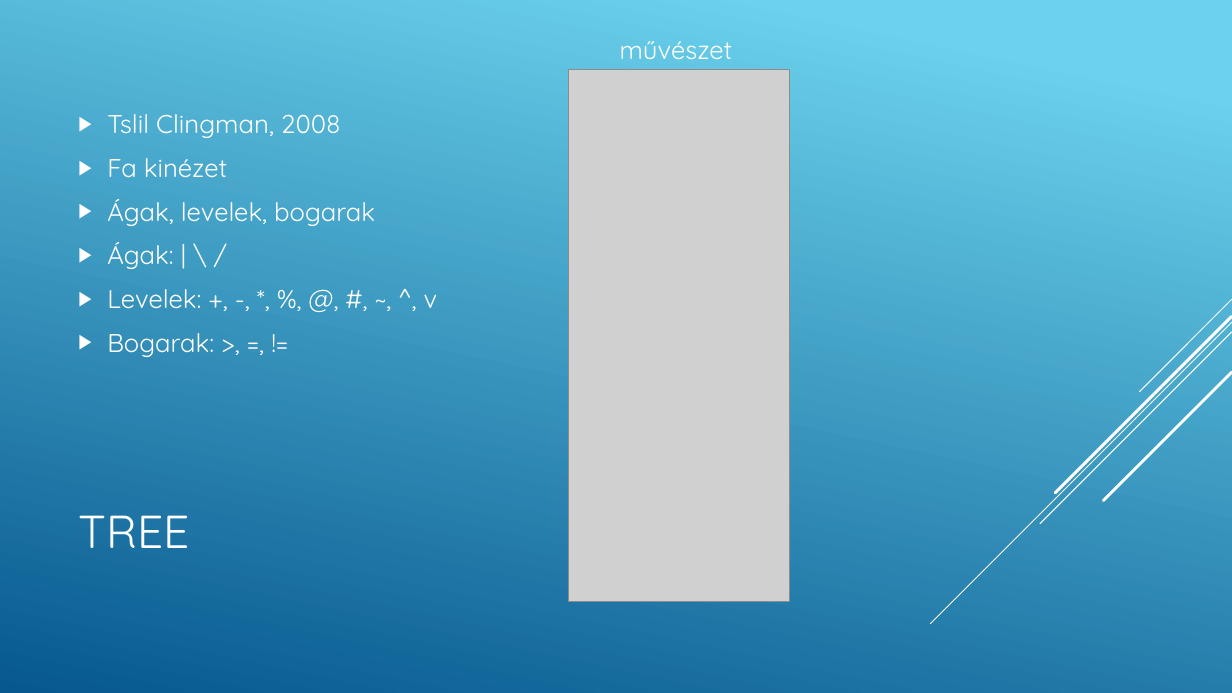
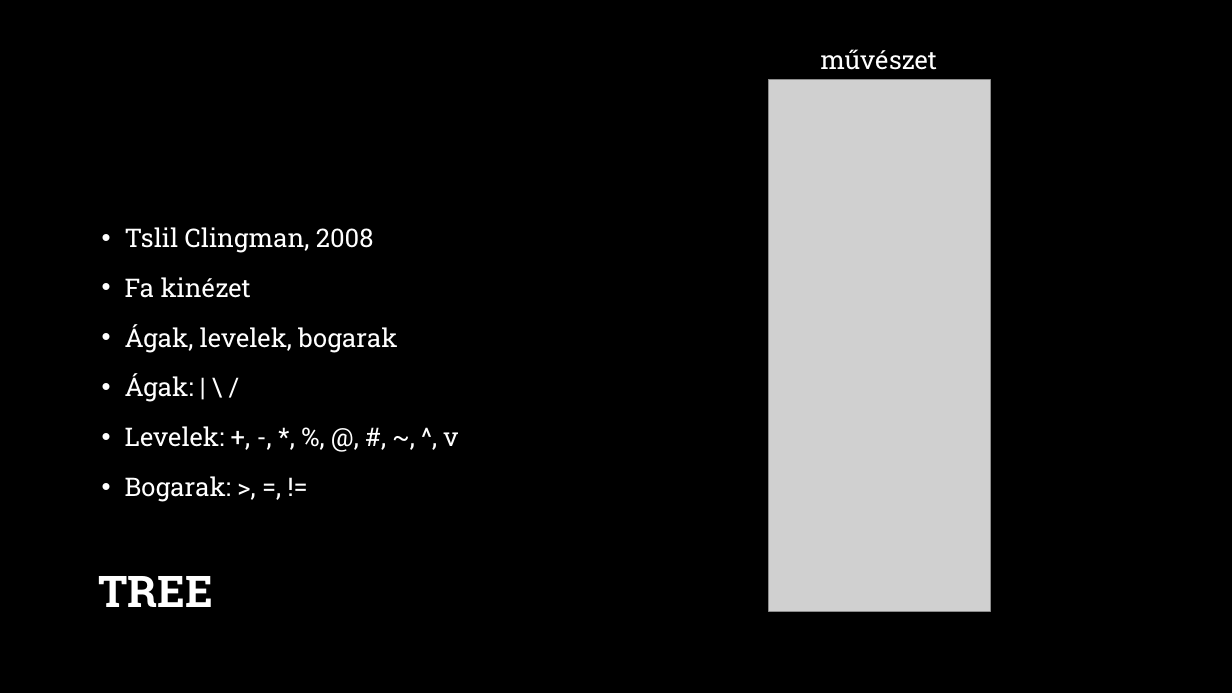
Before and after one commit to baranyidaniel/ppt, a slide deck: slide 5 of A legfurcsább programozási nyelvek.pptx. Drawn at 1232x693 pixels with LibreOffice and Linux fonts; fonts in the diff are those of the drawing; grey boxes stand for pictures; background and template pictures are left out. Boxes give left, top, right and bottom in pixels: in the first picture for what was removed or moved away, otherwise in the second. Text is boxed around its words. In the diff, an @@ line names an element or a change of style, - is before the commit and + after.

```diff
--- a/A legfurcsább programozási nyelvek.pptx
+++ b/A legfurcsább programozási nyelvek.pptx
@@ background gradient #6ED2EB to #06588E to picture (left out) @@
@@ text "művészet": place and size @@
-text "művészet" at box(620, 41, 733, 59)
+text "művészet" at box(820, 49, 937, 70)
@@ text "művészet" at box(820, 49, 937, 70): font Quicksand to Roboto Slab @@
@@ picture: place and size @@
-picture at box(568, 69, 789, 602)
+picture at box(769, 79, 990, 612)
@@ text "Tslil Clingman, 2008": place and size @@
-text "Tslil Clingman, 2008" at box(107, 114, 438, 357)
+text "Tslil Clingman, 2008" at box(125, 227, 458, 502)
@@ text "Tslil Clingman, 2008" at box(125, 227, 458, 502): font Quicksand to Roboto Slab; bullet ▶ to •; line spacing 1 to 1.2; vertical alignment middle to top @@
@@ group removed at box(931, 299, 1232, 624): 5 lines @@
@@ title "TREE": place and size @@
-title "TREE" at box(78, 515, 189, 548)
+title "TREE" at box(98, 576, 213, 607)
@@ title "TREE" at box(98, 576, 213, 607): size 36 to 34 pt, font Quicksand to Roboto Slab, bold on; alignment left to centre; line spacing 1 to 0.9 @@
```
Also in this commit, not shown: 6 other slides changed, 2 slides added, 1 slide removed.
